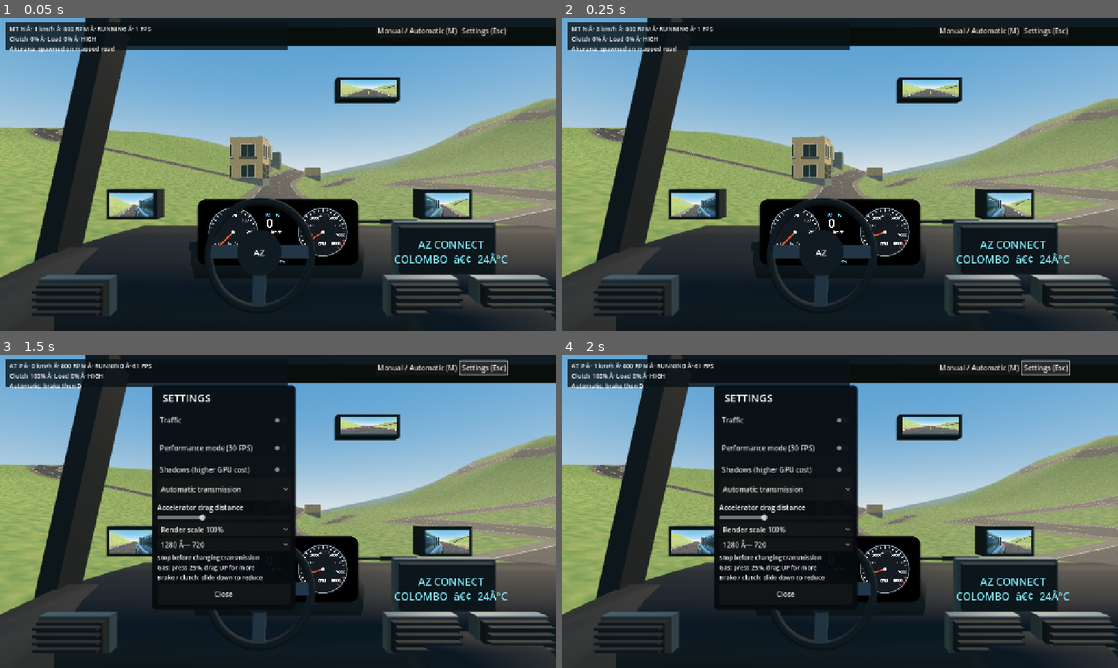
Above: before the commit, frames 1-4 (two rows, left to right).
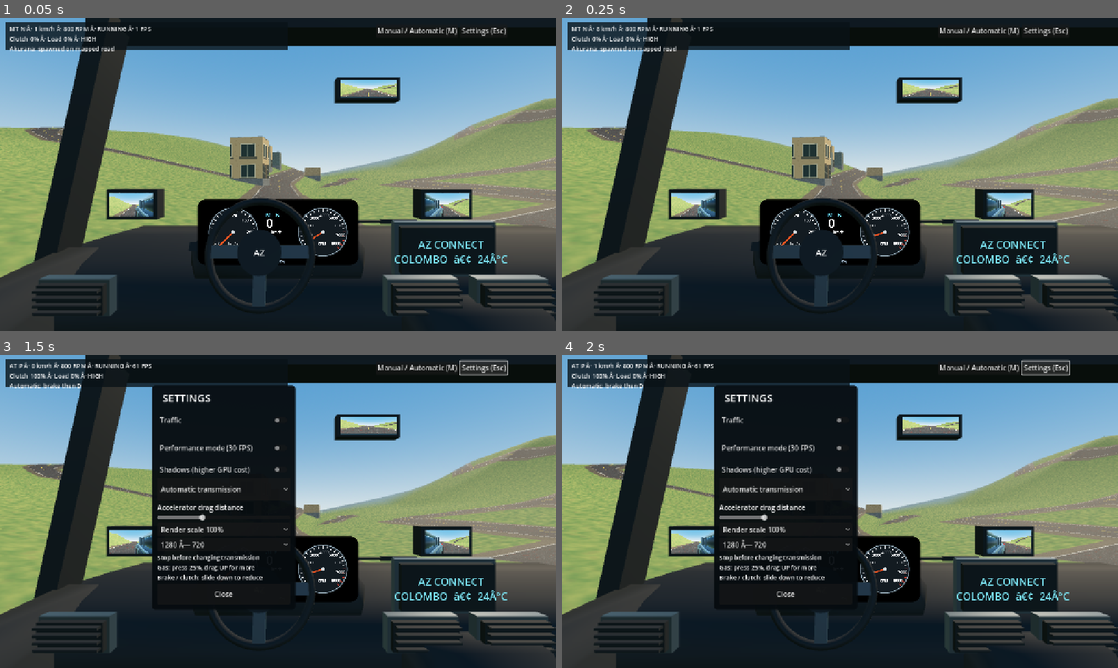
Above: after the commit, the same moments.

Repository: Mhd-Azeem/WebToApp
Game: Godot game, scene res://scenes/akurana.tscn
Same seed, same stepped clock (60 frames per second), same inputs: the game is played once before the commit and once after it.
Inputs:
- Up to frame 1 (0.05 s): no input
- Up to frame 2 (0.25 s): no input
- Up to frame 3 (1.5 s): click "Manual / Automatic (M)" at 0.5 s; click "Settings (Esc)" at 1.25 s
- Up to frame 4 (2 s): no input

The runs differ from the first frame. In frame 1, 0.6% of the frame differs, in the area x 1-100%, y 22-67%; in frame 2, 0.6%; in frame 3, 1.0%, in the area x 0-100%, y 21-68%; in frame 4, 1.0%.

Commit message:
Connect Akurana roads with shared mitered joins to eliminate triangular gaps and refine terrain sampling

Diff:
--- a/az-car-3d/scripts/akurana_world.gd
+++ b/az-car-3d/scripts/akurana_world.gd
@@ -7,8 +7,8 @@
 const HALF_SIZE = 640.0
 # Each GIS height sample spans ~53 m. Subdivision is essential: otherwise
 # the physics/visible triangle surface diverges sharply from height_at().
-const TERRAIN_SUBDIVISIONS = 8
-const ROAD_CLEARANCE = 0.08
+const TERRAIN_SUBDIVISIONS = 12
+const ROAD_CLEARANCE = 0.13
 const TWO_WAY_MIN_WIDTH = 6.8
 const SHOULDER_WIDTH = 1.6
 var heights: PackedByteArray = PackedByteArray()
@@ -177,9 +177,31 @@
 	_triangle(tool,a,b,c)
 	_triangle(tool,c,b,d)
 
+func _road_join(path: Array, index: int) -> Vector2:
+	# Shared miter at polyline vertices. Unlike per-segment perpendiculars,
+	# both neighboring road pieces now use exactly the same edge coordinates.
+	var point := Vector2(float(path[index][0]),float(path[index][1]))
+	var before := point
+	var after := point
+	if index > 0:
+		before = Vector2(float(path[index-1][0]),float(path[index-1][1]))
+	if index+1 < path.size():
+		after = Vector2(float(path[index+1][0]),float(path[index+1][1]))
+	var incoming := (point-before).normalized()
+	var outgoing := (after-point).normalized()
+	if incoming.length_squared() < 0.01: incoming=outgoing
+	if outgoing.length_squared() < 0.01: outgoing=incoming
+	var forward := (incoming+outgoing).normalized()
+	if forward.length_squared() < 0.01: forward=outgoing
+	var perpendicular := Vector2(-forward.y,forward.x)
+	var side := Vector2(-outgoing.y,outgoing.x)
+	# Restrict long spikes at extremely sharp bends.
+	var denominator := maxf(0.55,absf(perpendicular.dot(side)))
+	return perpendicular / denominator
+
 func _generate_roads(roads: Array) -> void:
-	# The roads follow the existing Akurana OSM centerlines. Give the mapped
-	# segments a drivable two-way profile, blended shoulders and markings.
+	# Continuous strips share mitered cross-sections at every mapped vertex.
+	# This avoids the triangular grass gaps left by independent segment quads.
 	var pavement := SurfaceTool.new()
 	var shoulders := SurfaceTool.new()
 	var center_lines := SurfaceTool.new()
@@ -192,59 +214,50 @@
 			continue
 		var width: float = maxf(TWO_WAY_MIN_WIDTH,float(feature[0]))
 		var path: Array = feature[1]
+		if path.size() < 2: continue
 		var progress := 0.0
 		for i in range(path.size()-1):
 			var a := Vector2(float(path[i][0]),float(path[i][1]))
 			var b := Vector2(float(path[i+1][0]),float(path[i+1][1]))
 			var length := a.distance_to(b)
-			if length < 0.1:
-				continue
-			var normal := Vector2(-(b-a).y,(b-a).x).normalized()
-			var parts := maxi(1,ceili(length/2.0))
-			for s in range(parts):
-				var p := a.lerp(b,float(s)/float(parts))
-				var q := a.lerp(b,float(s+1)/float(parts))
-				var half: float = width*0.5
-				var pl := _road_vertex(p,normal,half,ROAD_CLEARANCE)
-				var pr := _road_vertex(p,normal,-half,ROAD_CLEARANCE)
-				var ql := _road_vertex(q,normal,half,ROAD_CLEARANCE)
-				var qr := _road_vertex(q,normal,-half,ROAD_CLEARANCE)
-				_quad(pavement,pl,pr,ql,qr)
-				# Shoulder wings slope back down to local ground. Unlike an elevated
-				# slab, a car can enter the road from either side.
+			if length < 0.1: continue
+			var start_join := _road_join(path,i)
+			var end_join := _road_join(path,i+1)
+			var parts := maxi(1,ceili(length/1.0))
+			for section in range(parts):
+				var t0 := float(section)/float(parts)
+				var t1 := float(section+1)/float(parts)
+				var p := a.lerp(b,t0)
+				var q := a.lerp(b,t1)
+				var pn := start_join.lerp(end_join,t0)
+				var qn := start_join.lerp(end_join,t1)
+				var half: float=width*0.5
+				_quad(pavement,_road_vertex(p,pn,half,ROAD_CLEARANCE),_road_vertex(p,pn,-half,ROAD_CLEARANCE),_road_vertex(q,qn,half,ROAD_CLEARANCE),_road_vertex(q,qn,-half,ROAD_CLEARANCE))
 				for sign in [-1.0,1.0]:
-					var inner_p := _road_vertex(p,normal,sign*half,ROAD_CLEARANCE)
-					var outer_p := _road_vertex(p,normal,sign*(half+SHOULDER_WIDTH),0.01)
-					var inner_q := _road_vertex(q,normal,sign*half,ROAD_CLEARANCE)
-					var outer_q := _road_vertex(q,normal,sign*(half+SHOULDER_WIDTH),0.01)
-					_quad(shoulders,inner_p,outer_p,inner_q,outer_q)
-					var paint_p := _road_vertex(p,normal,sign*(half-0.22),ROAD_CLEARANCE+0.018)
-					var paint_p2 := _road_vertex(p,normal,sign*(half-0.11),ROAD_CLEARANCE+0.018)
-					var paint_q := _road_vertex(q,normal,sign*(half-0.22),ROAD_CLEARANCE+0.018)
-					var paint_q2 := _road_vertex(q,normal,sign*(half-0.11),ROAD_CLEARANCE+0.018)
-					_quad(edge_lines,paint_p,paint_p2,paint_q,paint_q2)
-				# Alternating painted centerline segments separate opposing lanes.
-				if fmod(progress+length*(float(s)+0.5)/float(parts),9.0)<5.0:
-					_quad(center_lines,_road_vertex(p,normal,0.075,ROAD_CLEARANCE+0.022),_road_vertex(p,normal,-0.075,ROAD_CLEARANCE+0.022),_road_vertex(q,normal,0.075,ROAD_CLEARANCE+0.022),_road_vertex(q,normal,-0.075,ROAD_CLEARANCE+0.022))
+					_quad(shoulders,_road_vertex(p,pn,sign*half,ROAD_CLEARANCE),_road_vertex(p,pn,sign*(half+SHOULDER_WIDTH),0.015),_road_vertex(q,qn,sign*half,ROAD_CLEARANCE),_road_vertex(q,qn,sign*(half+SHOULDER_WIDTH),0.015))
+					_quad(edge_lines,_road_vertex(p,pn,sign*(half-0.22),ROAD_CLEARANCE+0.02),_road_vertex(p,pn,sign*(half-0.11),ROAD_CLEARANCE+0.02),_road_vertex(q,qn,sign*(half-0.22),ROAD_CLEARANCE+0.02),_road_vertex(q,qn,sign*(half-0.11),ROAD_CLEARANCE+0.02))
+				var midpoint := progress+length*(t0+t1)*0.5
+				if fmod(midpoint,10.0)<5.0:
+					_quad(center_lines,_road_vertex(p,pn,0.075,ROAD_CLEARANCE+0.023),_road_vertex(p,pn,-0.075,ROAD_CLEARANCE+0.023),_road_vertex(q,qn,0.075,ROAD_CLEARANCE+0.023),_road_vertex(q,qn,-0.075,ROAD_CLEARANCE+0.023))
 				generated+=1
 			progress+=length
 	if generated==0:
 		push_error("Akurana mapped roads contain no usable segments")
 		return
-	var road_mat := G.material("asphalt",Color(0.75,0.75,0.75))
+	var road_mat := G.material("asphalt",Color(0.78,0.78,0.78))
 	road_mat.uv1_triplanar=true
-	road_mat.uv1_scale=Vector3(0.17,0.17,0.17)
+	road_mat.uv1_scale=Vector3(0.15,0.15,0.15)
 	road_mat.cull_mode=BaseMaterial3D.CULL_DISABLED
 	_finish(pavement,road_mat,true)
-	var shoulder_mat := G.material("concrete",Color(0.59,0.57,0.51))
+	var shoulder_mat := G.material("concrete",Color(0.52,0.48,0.41))
 	shoulder_mat.uv1_triplanar=true
-	shoulder_mat.uv1_scale=Vector3(0.25,0.25,0.25)
+	shoulder_mat.uv1_scale=Vector3(0.19,0.19,0.19)
 	shoulder_mat.cull_mode=BaseMaterial3D.CULL_DISABLED
 	_finish(shoulders,shoulder_mat,true)
-	var center_mat := G.material("",Color(0.91,0.73,0.21))
+	var center_mat := G.material("",Color(0.92,0.75,0.25))
 	center_mat.cull_mode=BaseMaterial3D.CULL_DISABLED
 	_finish(center_lines,center_mat,false)
-	var edge_mat := G.material("",Color(0.91,0.91,0.85))
+	var edge_mat := G.material("",Color(0.94,0.93,0.86))
 	edge_mat.cull_mode=BaseMaterial3D.CULL_DISABLED
 	_finish(edge_lines,edge_mat,false)
 
